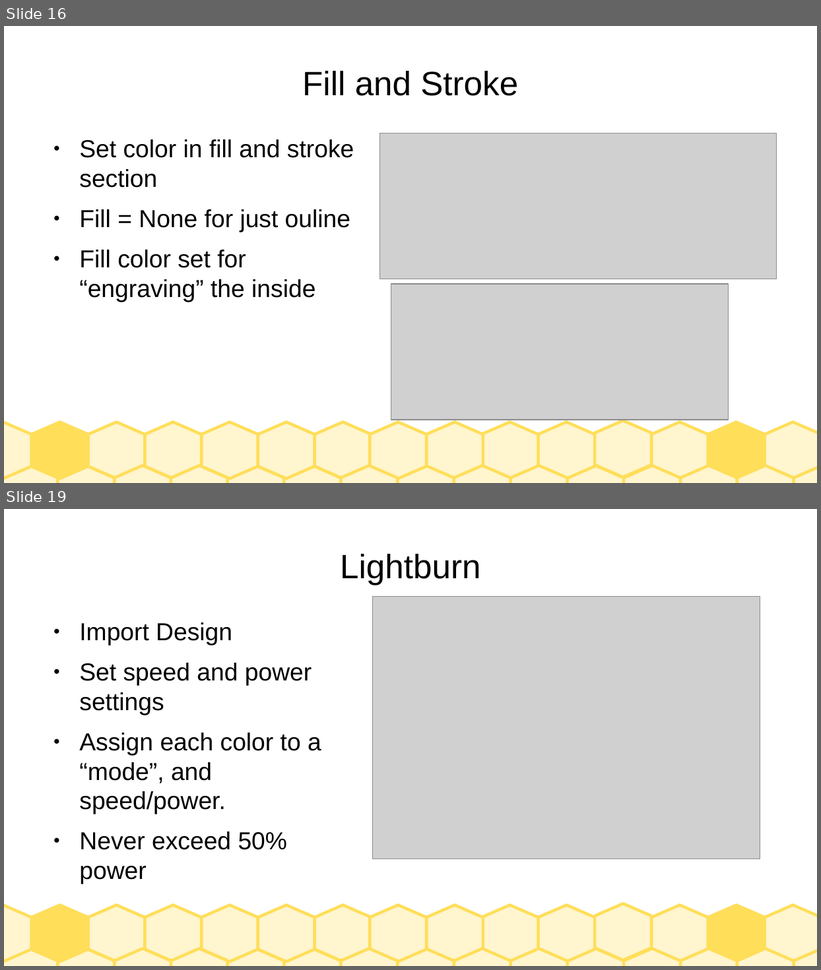
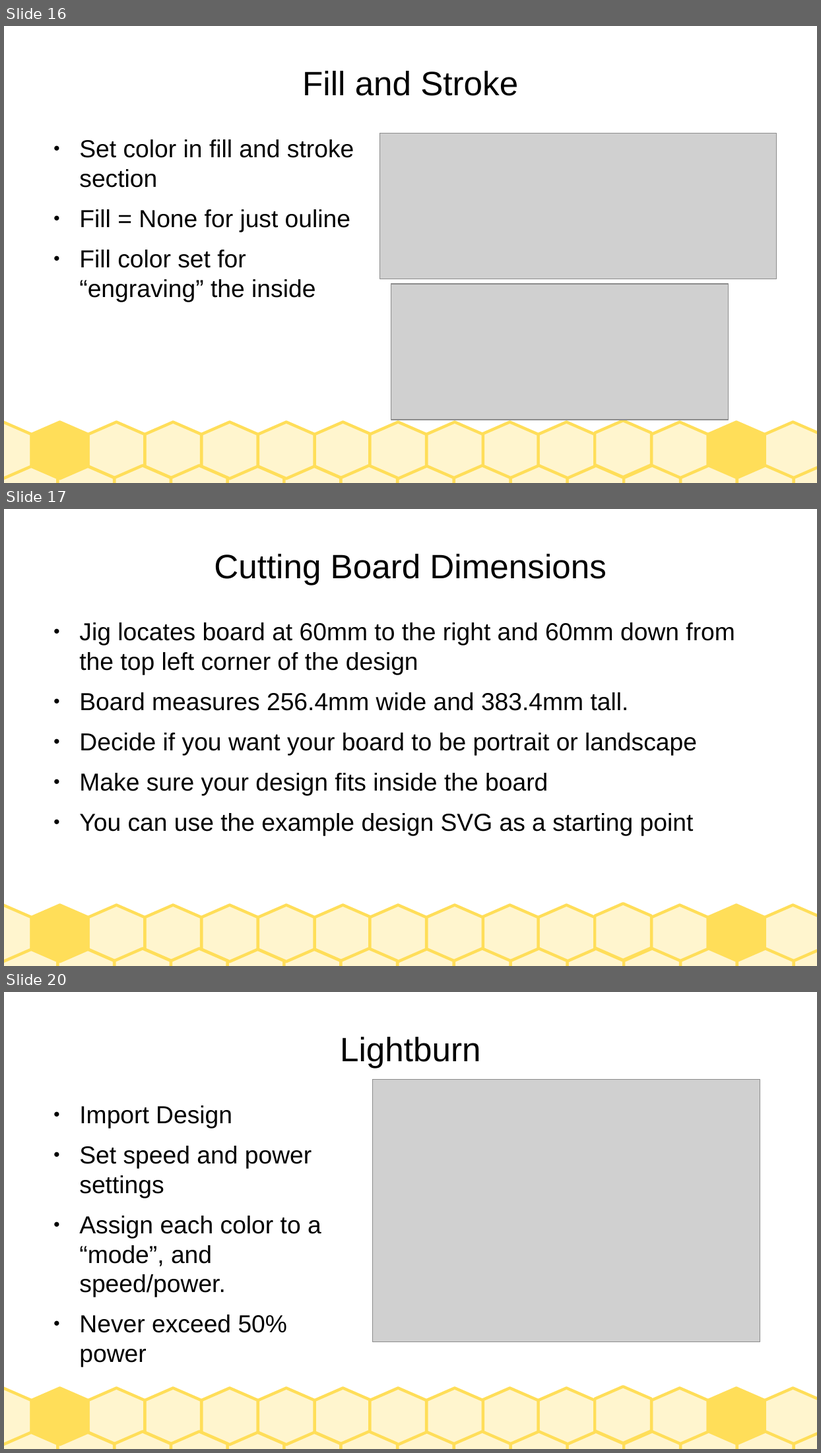
Before and after one commit to jarney/SparkStudioSalem-IndustrialLaserCutters, a slide deck: Training-GeneralPublic.odp. Shown one above the other, each under a label of ours: slides 16 and 19 before the commit, slides 16, 17 and 20 after it; the slides between them are not shown. The pictures are 821x970 and 821x1453 pixels, drawn with LibreOffice and Linux fonts; fonts in the diff are those of the drawing; grey boxes stand for pictures. Boxes give left, top, right and bottom in pixels: in the first picture for what was removed or moved away, otherwise in the second. Text is boxed around its words. In the diff, an @@ line names an element or a change of style, - is before the commit and + after.

Commit message:
Added dimensions to presentation.  Offset example SVG by jig location.

```diff
--- a/Training-GeneralPublic.odp
+++ b/Training-GeneralPublic.odp
@@ slide 17 added at (x1=4, y1=509, x2=817, y2=966), background #FFFFFF; not listed: 30 template elements that a slide beside it also shows @@
@@ title added at (x1=214, y1=554, x2=606, y2=586), 33 pt, text #000000 @@
+Cutting Board Dimensions
@@ text added at (x1=79, y1=623, x2=735, y2=836), 24 pt, text #000000 @@
+● Jig locates board at 60mm to the right and 60mm down from the top left corner of the design
+● Board measures 256.4mm wide and 383.4mm tall.
+● Decide if you want your board to be portrait or landscape
+● Make sure your design fits inside the board
+● You can use the example design SVG as a starting point
@@ what was slide 19 is now slide 20 @@
```
Also in this commit, not shown: 3 slides changed, 1 other slide added, 1 slide removed, 3 other files.
